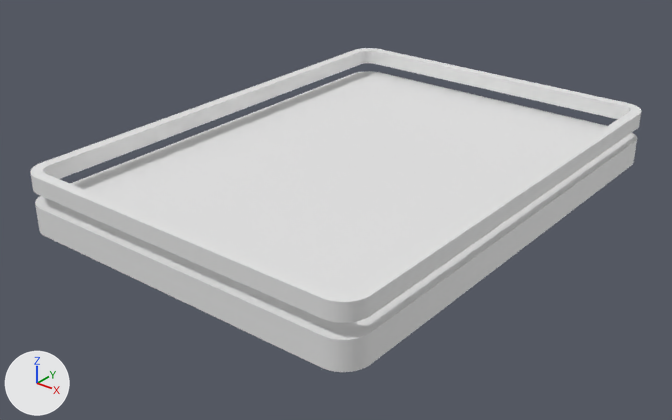
Renders of the Blender file gym/rogue-monster-shims/rogue-monster-shims.blend from each side of a commit.
Before and after are seen from a camera (50 mm lens) standing at (18.6, -24.6, 12.6) and looking at (-0.2, -1.1, -1.9). Arrows for +X, +Y and +Z are at lower left; the lights stay in place.

Names of what the first picture shows: 'Bottom', 'Top'.
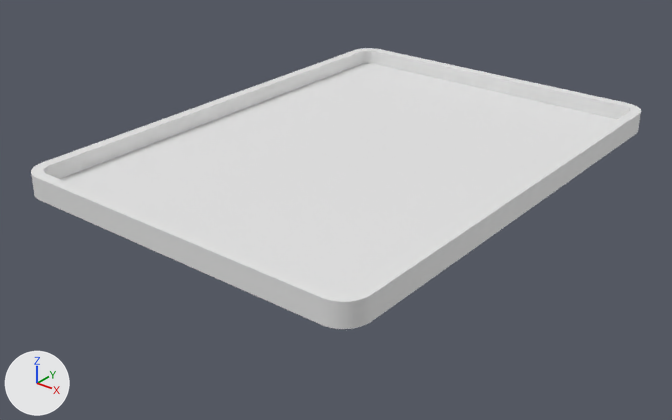
Location of each change, [x1, y1, x2, y2] in pixels of the pictures (672 x 420 px):
'Bottom', moved, rescaled (12% shorter)
    before: [35, 71, 637, 372]
    after: [34, 63, 639, 329]

The edits, one by one:
me_cube_010 has 8 vertices, 6 faces and spans x -6.4..6.4, y -8.9..8.9, z -0.3..0.3.
me_cube_010 is used by ob_bottom; location (0.0, 0.0, -1.0); scale (1.0, 1.0, 0.729).
me_cube_010 part 1: the whole mesh is moved by (0.0, 0.0, -0.6).
Object 'Bottom' (ob_bottom) moves from (0.0, 0.0, -1.0) to (0.0, 0.0, 0.0).
Object 'Bottom' (ob_bottom) is rescaled from (1.0, 1.0, 0.729) to (1.0, 1.0, 0.165).
